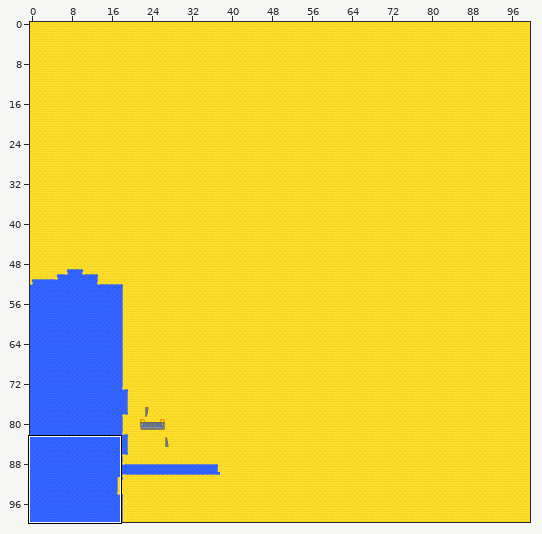
Tiled map: android/assets/tilemaps/beachmap.tmx. The first picture is a wide view before the edit; the outline marks the close-up.
Close-up. Old version:
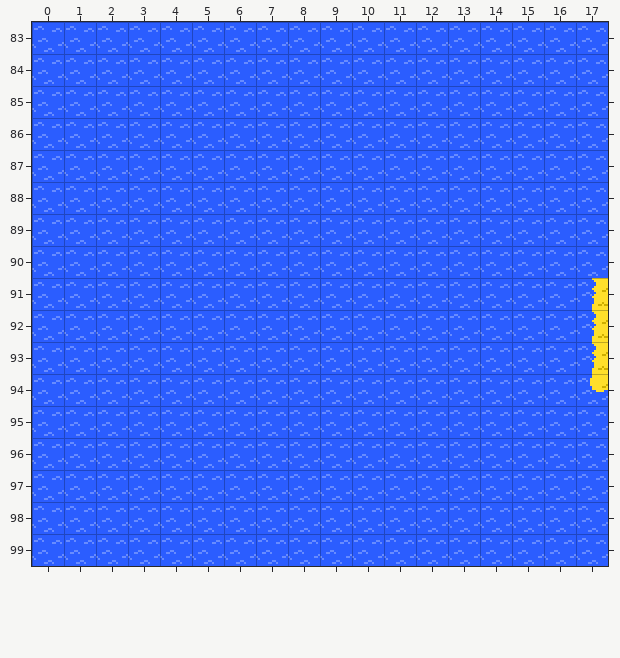
Cells are 16x16 px. Shown: x 0..17, y 83..99. The commit also changed other parts of the map, which this record leaves out. Tiles whose own drawing changed are shown in their newer look in all pictures.
After the commit:
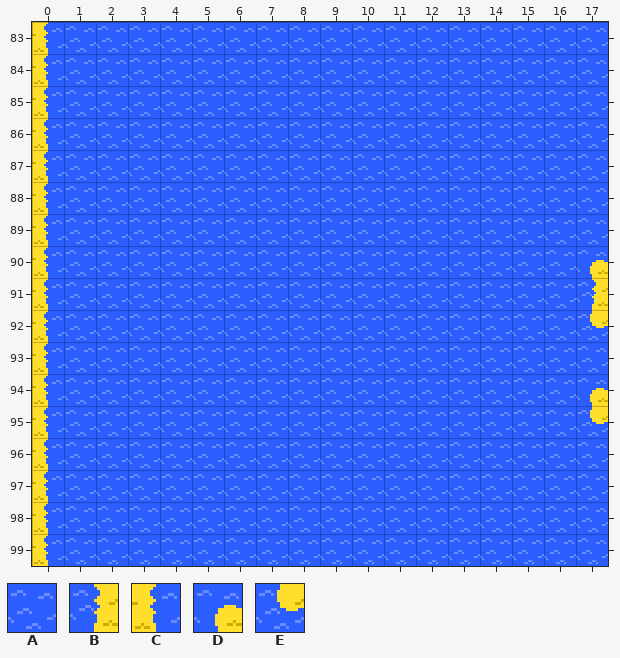
Key: from "test": A 10, B 11, C 20, D 22, E 32.
_ is an empty cell.
Change:
Layer "Background":
y 83..89: x 0 A -> C
y 90: x 0 A -> C; x 17 A -> D
y 91: x 0 A -> C
y 92: x 0 A -> C; x 17 B -> E
y 93: x 0 A -> C; x 17 B -> A
y 94: x 0 A -> C; x 17 E -> D
y 95: x 0 A -> C; x 17 A -> E
y 96..99: x 0 A -> C
Where, in picture pixels (left, top, right, bottom), the same in both close-ups:
changed: (32, 22, 64, 566)
changed: (582, 260, 608, 278)
changed: (576, 312, 608, 432)
